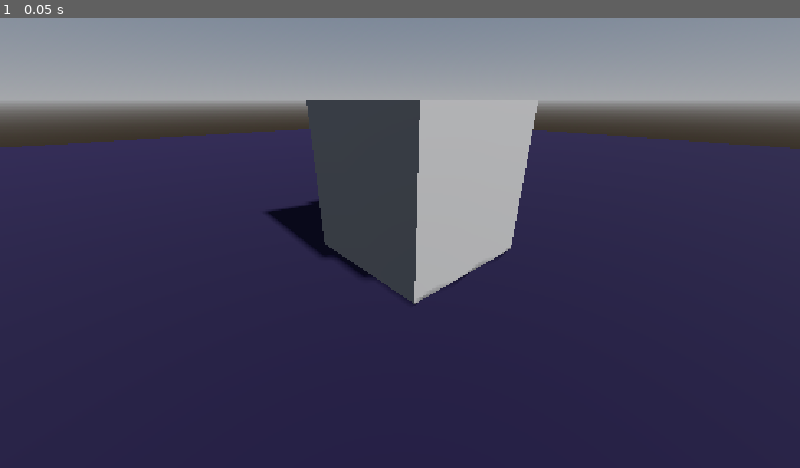
Above: before the commit, frame 1.
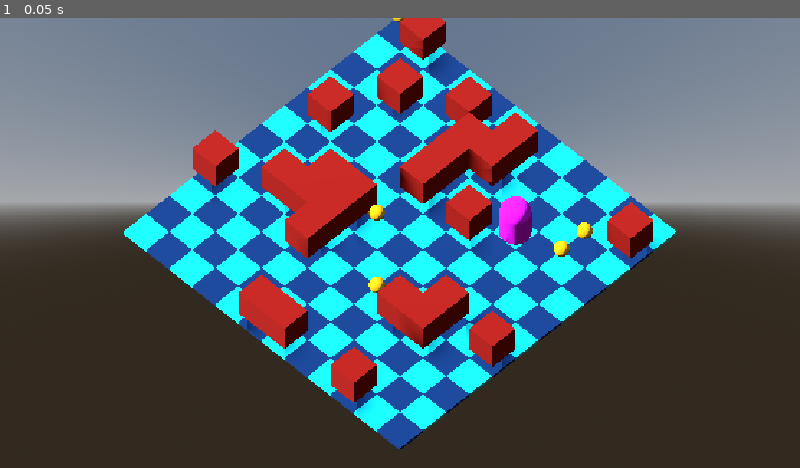
Above: after the commit, the same moment.

Repository: kaezrr/RLExplorer
Game: Godot game, scene res://scenes/main.tscn
Same seed, same stepped clock (60 frames per second), same inputs: the game is played once before the commit and once after it. Before the commit the project starts from res://scenes/world.tscn.
Inputs:
- Up to frame 1 (0.05 s): no input

The runs differ from the first frame. In frame 1, 95% of the frame differs, in the area x 0-100%, y 0-100%.

Commit message:
add basic grid rendering

Diff:
--- /dev/null
+++ b/assets/mesh_library.tres
@@ -0,0 +1,55 @@
+[gd_resource type="MeshLibrary" format=3 uid="uid://tkktuvvgibxh"]
+
+[sub_resource type="StandardMaterial3D" id="StandardMaterial3D_sugp2"]
+albedo_color = Color(0, 0.205241, 0.4321288, 1)
+
+[sub_resource type="BoxMesh" id="BoxMesh_0wfyh"]
+material = SubResource("StandardMaterial3D_sugp2")
+
+[sub_resource type="StandardMaterial3D" id="StandardMaterial3D_xys1o"]
+albedo_color = Color(0.627451, 0.078431375, 0, 1)
+
+[sub_resource type="BoxMesh" id="BoxMesh_u3a26"]
+material = SubResource("StandardMaterial3D_xys1o")
+
+[sub_resource type="StandardMaterial3D" id="StandardMaterial3D_fvsps"]
+albedo_color = Color(1, 0.7607843, 0, 1)
+
+[sub_resource type="SphereMesh" id="SphereMesh_urw11"]
+material = SubResource("StandardMaterial3D_fvsps")
+
+[sub_resource type="StandardMaterial3D" id="StandardMaterial3D_ud604"]
+albedo_color = Color(2.695322e-06, 0.8178106, 0.82185715, 1)
+
+[sub_resource type="BoxMesh" id="BoxMesh_fmbwf"]
+material = SubResource("StandardMaterial3D_ud604")
+
+[resource]
+item/0/name = "FloorLight"
+item/0/mesh = SubResource("BoxMesh_0wfyh")
+item/0/mesh_transform = Transform3D(1, 0, 0, 0, 0.1, 0, 0, 0, 1, 0, 0, 0)
+item/0/mesh_cast_shadow = 1
+item/0/shapes = []
+item/0/navigation_mesh_transform = Transform3D(1, 0, 0, 0, 1, 0, 0, 0, 1, 0, 0, 0)
+item/0/navigation_layers = 1
+item/1/name = "Obstacle"
+item/1/mesh = SubResource("BoxMesh_u3a26")
+item/1/mesh_transform = Transform3D(1, 0, 0, 0, 1, 0, 0, 0, 1, 0, 0, 0)
+item/1/mesh_cast_shadow = 1
+item/1/shapes = []
+item/1/navigation_mesh_transform = Transform3D(1, 0, 0, 0, 1, 0, 0, 0, 1, 0, 0, 0)
+item/1/navigation_layers = 1
+item/2/name = "Collectible"
+item/2/mesh = SubResource("SphereMesh_urw11")
+item/2/mesh_transform = Transform3D(0.5, 0, 0, 0, 0.5, 0, 0, 0, 0.5, 0, 0, 0)
+item/2/mesh_cast_shadow = 1
+item/2/shapes = []
+item/2/navigation_mesh_transform = Transform3D(1, 0, 0, 0, 1, 0, 0, 0, 1, 0, 0, 0)
+item/2/navigation_layers = 1
+item/3/name = "FloorDark"
+item/3/mesh = SubResource("BoxMesh_fmbwf")
+item/3/mesh_transform = Transform3D(1, 0, 0, 0, 0.1, 0, 0, 0, 1, 0, 0, 0)
+item/3/mesh_cast_shadow = 1
+item/3/shapes = []
+item/3/navigation_mesh_transform = Transform3D(1, 0, 0, 0, 1, 0, 0, 0, 1, 0, 0, 0)
+item/3/navigation_layers = 1
--- a/project.godot
+++ b/project.godot
@@ -11,7 +11,7 @@
 [application]
 
 config/name="RLExplorer"
-run/main_scene="uid://dcc4pqt4nrtoq"
+run/main_scene="uid://di0ey0wvndhmh"
 config/features=PackedStringArray("4.7", "Forward Plus")
 config/icon="res://assets/icon.svg"
 
--- /dev/null
+++ b/scenes/main.tscn
@@ -0,0 +1,44 @@
+[gd_scene format=3 uid="uid://di0ey0wvndhmh"]
+
+[ext_resource type="Script" uid="uid://dh4ae2ergthvf" path="res://scripts/main.gd" id="1_0wfyh"]
+[ext_resource type="MeshLibrary" uid="uid://tkktuvvgibxh" path="res://assets/mesh_library.tres" id="1_o5qli"]
+
+[sub_resource type="StandardMaterial3D" id="StandardMaterial3D_f1vde"]
+albedo_color = Color(0.96862745, 0.09019608, 1, 1)
+
+[sub_resource type="CapsuleMesh" id="CapsuleMesh_mf55y"]
+material = SubResource("StandardMaterial3D_f1vde")
+
+[sub_resource type="ProceduralSkyMaterial" id="ProceduralSkyMaterial_f1vde"]
+
+[sub_resource type="Sky" id="Sky_vi7ne"]
+sky_material = SubResource("ProceduralSkyMaterial_f1vde")
+
+[sub_resource type="Environment" id="Environment_mf55y"]
+background_mode = 2
+sky = SubResource("Sky_vi7ne")
+
+[node name="Main" type="Node3D" unique_id=341774346]
+script = ExtResource("1_0wfyh")
+MAP_SEED = 129837
+
+[node name="GridMap" type="GridMap" parent="." unique_id=235537360]
+mesh_library = ExtResource("1_o5qli")
+cell_size = Vector3(1, 1, 1)
+
+[node name="Camera3D" type="Camera3D" parent="." unique_id=1482140052]
+transform = Transform3D(1, 0, 0, 0, 0.7071068, -0.7071068, 0, 0.7071068, 0.7071068, -0.62059593, -4.407463, 10)
+projection = 1
+current = true
+
+[node name="Agent" type="MeshInstance3D" parent="." unique_id=1297832886]
+mesh = SubResource("CapsuleMesh_mf55y")
+
+[node name="Environment" type="Node" parent="." unique_id=1427445485]
+
+[node name="WorldEnvironment" type="WorldEnvironment" parent="Environment" unique_id=2090253812]
+environment = SubResource("Environment_mf55y")
+
+[node name="DirectionalLight3D" type="DirectionalLight3D" parent="Environment" unique_id=1456497802]
+transform = Transform3D(0.70710677, 0.49999997, -0.49999997, 0, 0.70710677, 0.70710677, 0.70710677, -0.49999997, 0.49999997, 0, 0, 0)
+shadow_enabled = true
--- a/scenes/world.tscn
+++ /dev/null
@@ -1,47 +0,0 @@
-[gd_scene format=3 uid="uid://dcc4pqt4nrtoq"]
-
-[ext_resource type="Script" uid="uid://ca4y5fajhpuwx" path="res://scripts/GridWorld.gd" id="1_nnsk1"]
-
-[sub_resource type="BoxMesh" id="BoxMesh_mf55y"]
-
-[sub_resource type="PlaneMesh" id="PlaneMesh_mf55y"]
-
-[sub_resource type="StandardMaterial3D" id="StandardMaterial3D_vi7ne"]
-albedo_color = Color(0.078431375, 0, 0.17254902, 1)
-
-[sub_resource type="ProceduralSkyMaterial" id="ProceduralSkyMaterial_rwgxs"]
-
-[sub_resource type="Sky" id="Sky_nnsk1"]
-sky_material = SubResource("ProceduralSkyMaterial_rwgxs")
-
-[sub_resource type="Environment" id="Environment_f1vde"]
-background_mode = 2
-sky = SubResource("Sky_nnsk1")
-
-[sub_resource type="CameraAttributesPractical" id="CameraAttributesPractical_vi7ne"]
-
-[node name="Root" type="Node3D" unique_id=786286093]
-script = ExtResource("1_nnsk1")
-MAP_SEED = 43
-
-[node name="Cube" type="MeshInstance3D" parent="." unique_id=1150748703]
-transform = Transform3D(0.70710677, 0, 0.70710677, 0, 1, 0, -0.70710677, 0, 0.70710677, 0, 0.5, 0)
-mesh = SubResource("BoxMesh_mf55y")
-
-[node name="Plane" type="MeshInstance3D" parent="." unique_id=53503023]
-transform = Transform3D(7.078139, 0, 7.078139, 0, 10.01, 0, -7.078139, 0, 7.078139, 0, 0, 0)
-mesh = SubResource("PlaneMesh_mf55y")
-surface_material_override/0 = SubResource("StandardMaterial3D_vi7ne")
-
-[node name="Camera3D" type="Camera3D" parent="." unique_id=1384167276]
-transform = Transform3D(0.9981348, -0.02676184, 0.0548699, 0, 0.89879405, 0.43837115, -0.06104836, -0.4375535, 0.8971176, 0, 1, 2)
-
-[node name="Environment" type="Node" parent="." unique_id=1386159910]
-
-[node name="DirectionalLight3D" type="DirectionalLight3D" parent="Environment" unique_id=211479344]
-transform = Transform3D(0.7122949, -0.3642785, 0.59994763, -0.16394451, 0.7447768, 0.6468615, -0.6824648, -0.5591143, 0.47077918, 0, 0, 0)
-shadow_enabled = true
-
-[node name="WorldEnvironment" type="WorldEnvironment" parent="Environment" unique_id=1761383508]
-environment = SubResource("Environment_f1vde")
-camera_attributes = SubResource("CameraAttributesPractical_vi7ne")
--- /dev/null
+++ b/scripts/grid_renderer.gd
@@ -0,0 +1,59 @@
+extends Node3D
+class_name GridRenderer
+
+const EMPTY := 0
+const OBSTACLE := 1
+const COLLECTIBLE := 2
+const AGENT_START := 3
+
+const FLOOR_LIGHT_ITEM := 0
+const OBSTACLE_ITEM := 1
+const COLLECTIBLE_ITEM := 2
+const FLOOR_DARK_ITEM := 3
+
+const TILE_SIZE := 1.0
+const AGENT_Y_OFFSET := 1.0
+
+
+func render_grid(grid_data: Array, grid_map: GridMap) -> void:
+	grid_map.clear()
+
+	for y in range(grid_data.size()):
+		for x in range(grid_data[y].size()):
+			var cell_type: int = grid_data[y][x]
+
+			var grid_position := Vector3i(x, 0, y)
+
+			# Always place a floor underneath every cell, alternating shade
+			# by (x + y) parity so individual cells are visually distinct.
+			var floor_item := FLOOR_LIGHT_ITEM if (x + y) % 2 == 0 else FLOOR_DARK_ITEM
+			grid_map.set_cell_item(
+				grid_position,
+				floor_item
+			)
+
+			# Add the object occupying the cell.
+			match cell_type:
+				OBSTACLE:
+					grid_map.set_cell_item(
+						grid_position + Vector3i(0, 1, 0),
+						OBSTACLE_ITEM
+					)
+
+				COLLECTIBLE:
+					grid_map.set_cell_item(
+						grid_position + Vector3i(0, 1, 0),
+						COLLECTIBLE_ITEM
+					)
+
+				AGENT_START:
+					# The agent is rendered separately.
+					pass
+
+
+func grid_to_world(grid_position: Vector2i) -> Vector3:
+	return Vector3(
+		grid_position.x * TILE_SIZE + TILE_SIZE * 0.5,
+		AGENT_Y_OFFSET,
+		grid_position.y * TILE_SIZE + TILE_SIZE * 0.5
+	)
--- a/scripts/GridWorld.gd
+++ b/scripts/grid_world.gd
@@ -12,7 +12,7 @@
 const MAX_COLLECTIBLES := 8
 const OBSTACLE_DENSITY := 0.18
 
-@export var MAP_SEED := 42
+
 
 
 func generate_map(map_seed: int) -> Array:
@@ -95,12 +95,3 @@
 		print(line)
 
 	print("==============================")
-
-
-func _ready() -> void:
-	var grid_a := generate_map(MAP_SEED)
-	var grid_b := generate_map(MAP_SEED)
-
-	print_map(grid_a)
-
-	print("Same seed produces identical map: ", grid_a == grid_b)
--- /dev/null
+++ b/scripts/main.gd
@@ -0,0 +1,50 @@
+extends Node3D
+
+@onready var grid_map: GridMap = $GridMap
+@onready var agent: MeshInstance3D = $Agent
+@onready var camera: Camera3D = $Camera3D
+
+@export var MAP_SEED := 42
+
+var grid_world: GridWorld
+var grid_renderer: GridRenderer
+
+func position_camera(grid_size: int) -> void:
+	var center := Vector3(grid_size / 2.0, 0, grid_size / 2.0)
+	var horizontal_distance := grid_size * 0.9
+	var height := grid_size * 1.6  # taller relative to horizontal = steeper, more top-down
+
+	camera.projection = Camera3D.PROJECTION_ORTHOGONAL
+	camera.size = grid_size * 1.15
+	camera.position = center + Vector3(horizontal_distance, height, horizontal_distance)
+	camera.look_at(center, Vector3.UP)
+
+func _ready() -> void:
+	grid_world = GridWorld.new()
+	grid_renderer = GridRenderer.new()
+
+	add_child(grid_world)
+	add_child(grid_renderer)
+
+	var grid := grid_world.generate_map(MAP_SEED)
+
+	grid_renderer.render_grid(grid, grid_map)
+
+	var start_position := find_agent_start(grid)
+
+	agent.position = grid_renderer.grid_to_world(start_position)
+
+	position_camera(GridWorld.GRID_SIZE)
+
+	print("Generated map with seed ", MAP_SEED)
+	grid_world.print_map(grid)
+
+
+
+func find_agent_start(grid: Array) -> Vector2i:
+	for y in range(grid.size()):
+		for x in range(grid[y].size()):
+			if grid[y][x] == GridWorld.AGENT_START:
+				return Vector2i(x, y)
+
+	return Vector2i.ZERO
Not shown, added: scripts/grid_renderer.gd.uid
Renamed: scripts/GridWorld.gd.uid -> scripts/grid_world.gd.uid
Not shown, added: scripts/main.gd.uid
